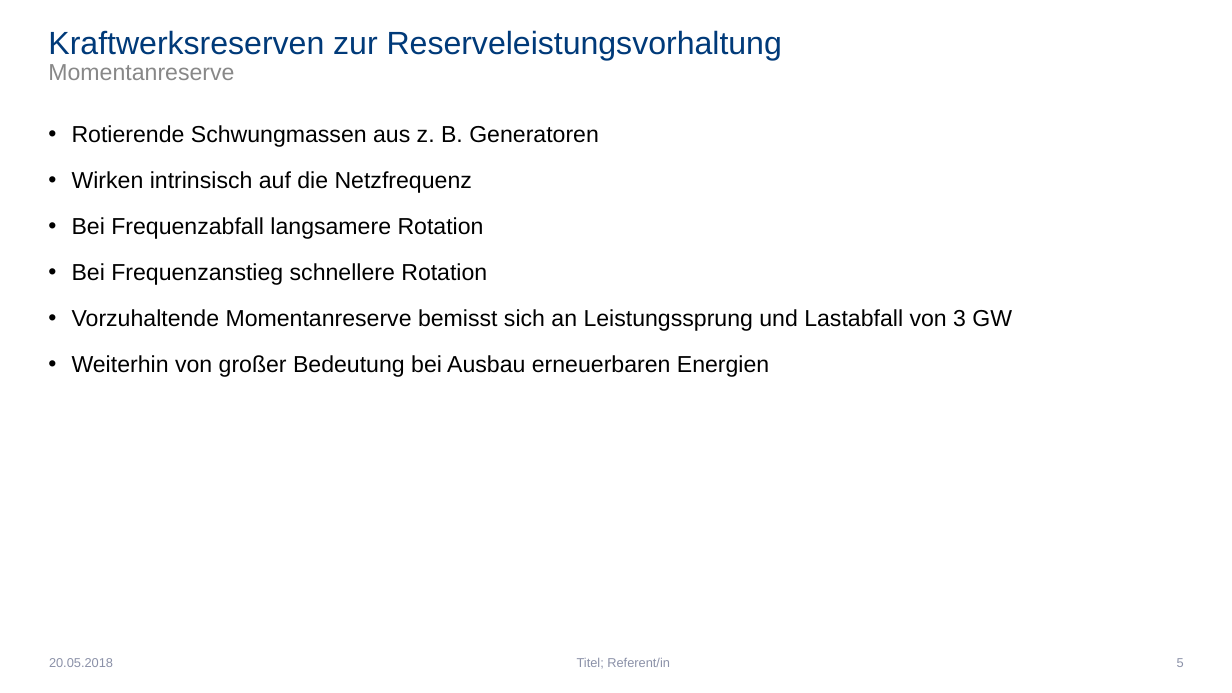
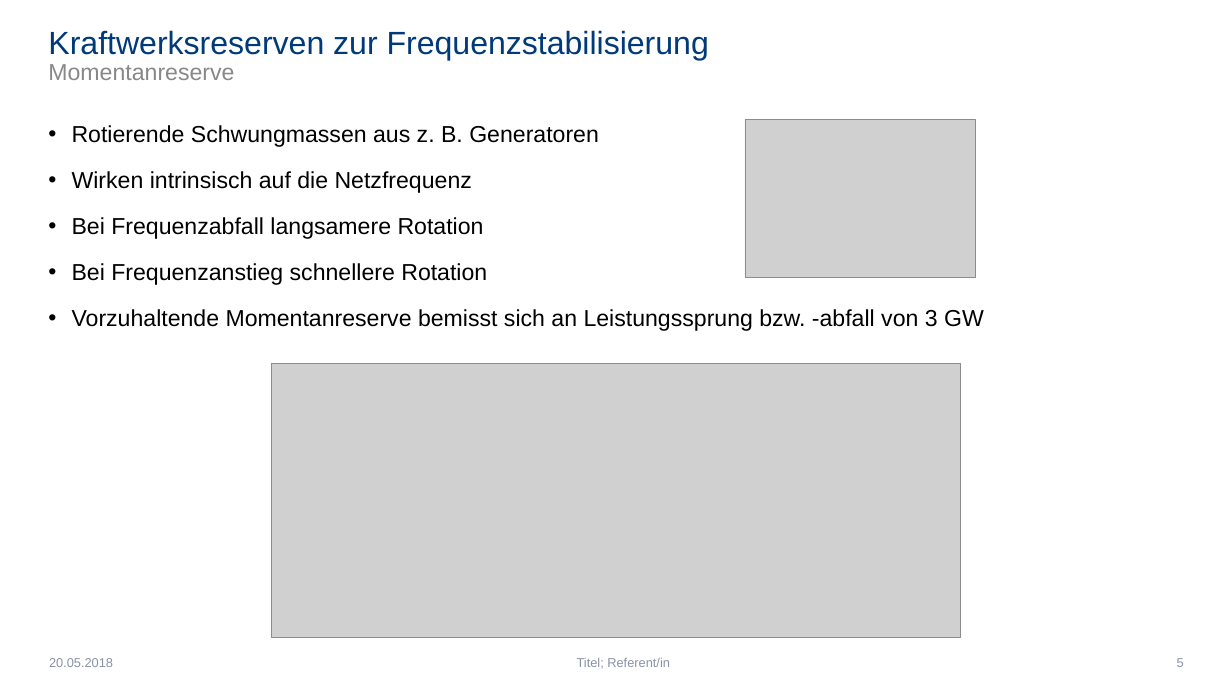
Before and after one commit to Febbyyyy/Regenerative-Energietechnik-Projekt, a slide deck: slide 5 of Präsentation - Wo befinden sich Kraftwerksreserven in Deutschland.pptx. Drawn at 1232x693 pixels with LibreOffice and Linux fonts; fonts in the diff are those of the drawing; grey boxes stand for pictures. Boxes give left, top, right and bottom in pixels: in the first picture for what was removed or moved away, otherwise in the second. Text is boxed around its words. In the diff, an @@ line names an element or a change of style, - is before the commit and + after.

```diff
--- a/Präsentation - Wo befinden sich Kraftwerksreserven in Deutschland.pptx
+++ b/Präsentation - Wo befinden sich Kraftwerksreserven in Deutschland.pptx
@@ title at bbox=[48, 30, 709, 80]: text changed @@
-Kraftwerksreserven zur Reserveleistungsvorhaltung
-Momentanreserve
+Kraftwerksreserven zur Frequenzstabilisierung
+Momentanreserve
@@ picture added at bbox=[745, 119, 975, 278] @@
@@ text at bbox=[72, 309, 984, 331]: text changed @@
-• Vorzuhaltende Momentanreserve bemisst sich an Leistungssprung und Lastabfall von 3 GW
-• Weiterhin von großer Bedeutung bei Ausbau erneuerbaren Energien
+• Vorzuhaltende Momentanreserve bemisst sich an Leistungssprung bzw. -abfall von 3 GW
@@ picture added at bbox=[272, 363, 961, 637] @@
```
Also in this commit, not shown: 5 other slides changed, 2 slides added, 7 slides removed.
